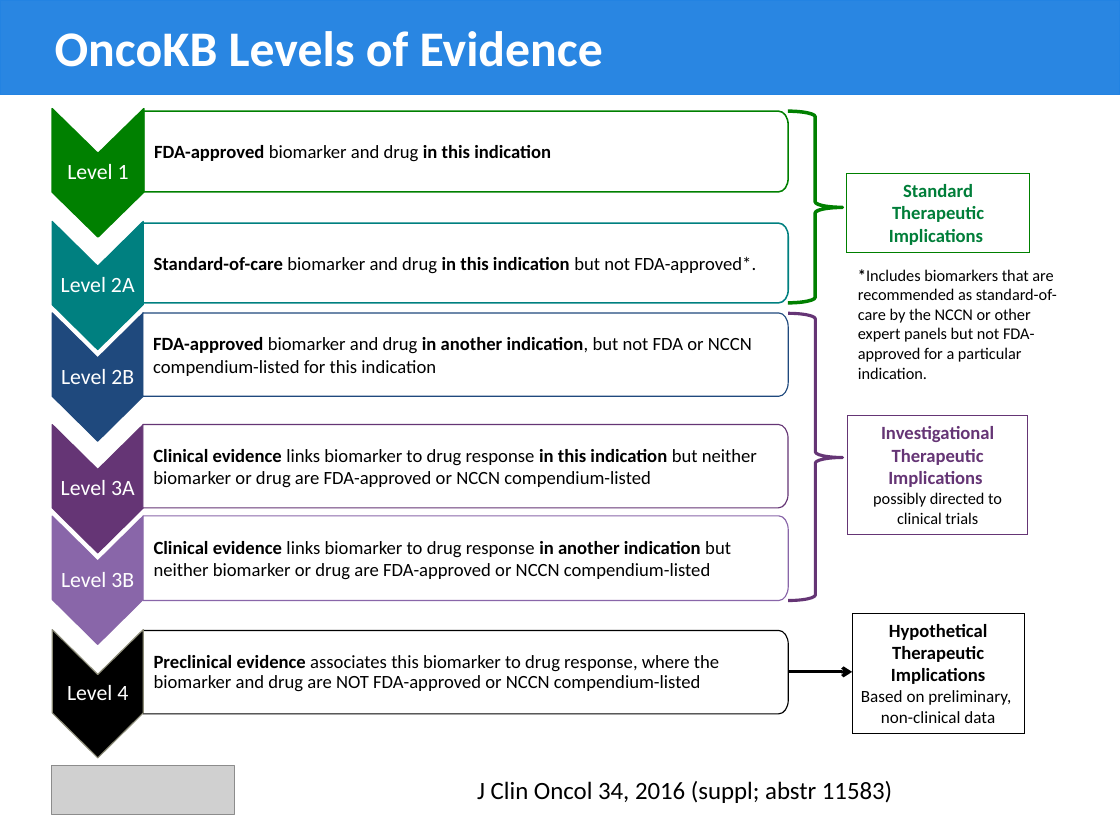
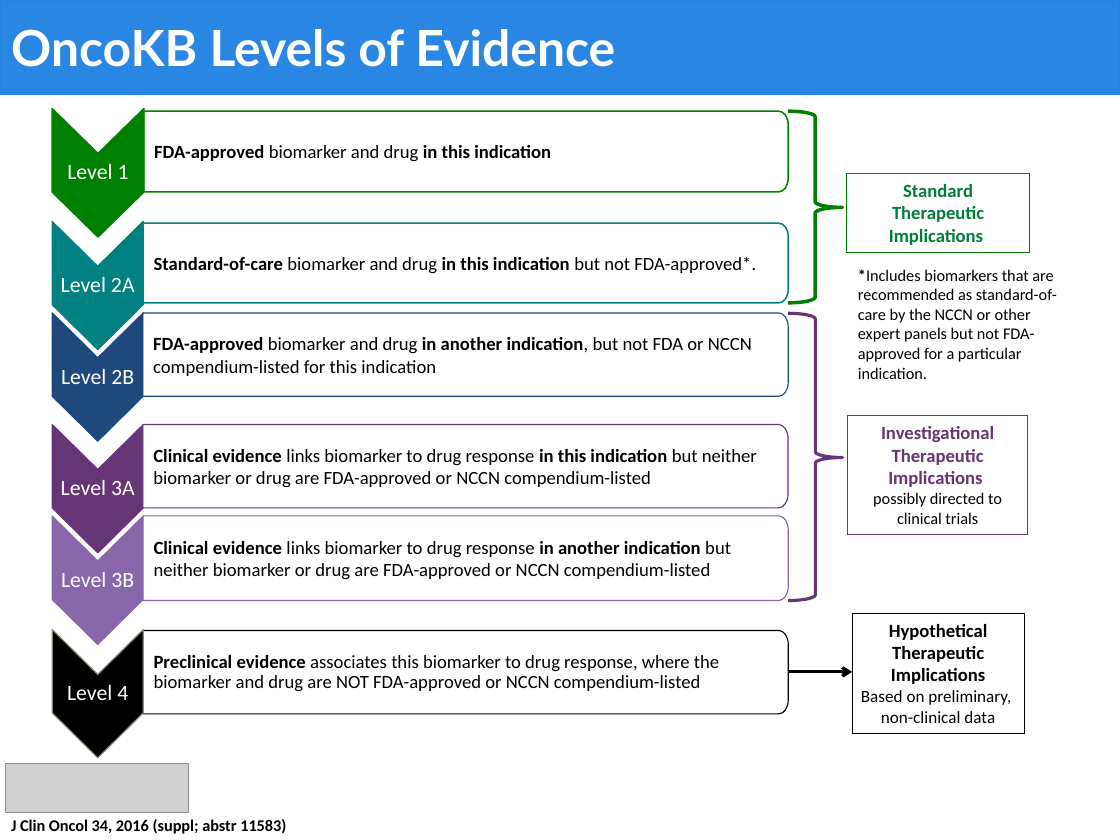
Before and after one commit to oncokb/oncokb-public, a slide deck: slide 1 of app/resources/files/levels.pptx. Drawn at 1120x840 pixels with LibreOffice and Linux fonts; fonts in the diff are those of the drawing; grey boxes stand for pictures; background and template pictures are left out. Boxes give left, top, right and bottom in pixels: in the first picture for what was removed or moved away, otherwise in the second. Text is boxed around its words. In the diff, an @@ line names an element or a change of style, - is before the commit and + after.

Commit message:
Update level of evidence screenshots

```diff
--- a/app/resources/files/levels.pptx
+++ b/app/resources/files/levels.pptx
@@ title "OncoKB Levels of Evidence": place and size @@
-title "OncoKB Levels of Evidence" at bbox=[55, 31, 603, 67]
+title "OncoKB Levels of Evidence" at bbox=[11, 29, 615, 67]
@@ title "OncoKB Levels of Evidence" at bbox=[11, 29, 615, 67]: font Calibri to Lato @@
@@ picture: place and size @@
-picture at bbox=[52, 765, 234, 814]
+picture at bbox=[6, 764, 188, 813]
@@ text "J Clin Oncol 34, 2016 ...": place and size @@
-text "J Clin Oncol 34, 2016 ..." at bbox=[477, 781, 892, 803]
+text "J Clin Oncol 34, 2016 ..." at bbox=[11, 819, 286, 834]
@@ text "J Clin Oncol 34, 2016 ..." at bbox=[11, 819, 286, 834]: size 16 to 10.5 pt, bold on @@
```
Also in this commit, not shown: 2 other files.
